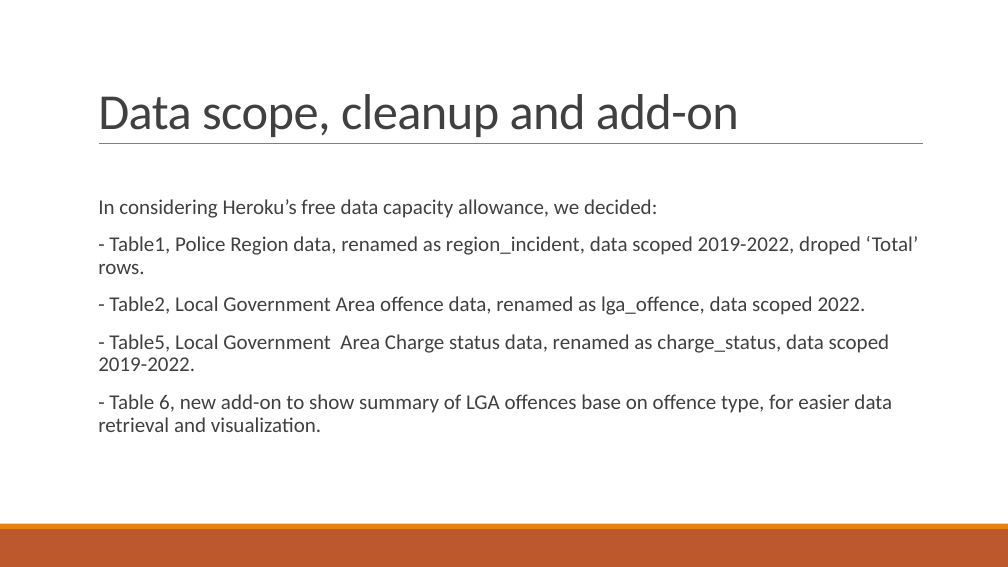
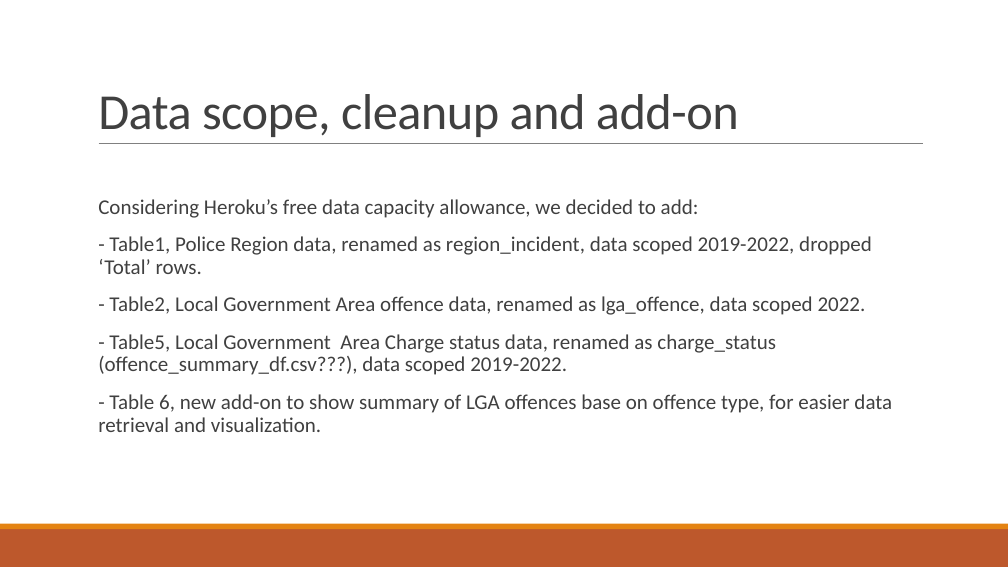
Before and after one commit to PhuongTieuOp/project3, a slide deck: slide 3 of Victoria Crime Data Visualization3.pptx. Drawn at 1008x567 pixels with LibreOffice and Linux fonts; fonts in the diff are those of the drawing. Boxes give left, top, right and bottom in pixels: in the first picture for what was removed or moved away, otherwise in the second. Text is boxed around its words. In the diff, an @@ line names an element or a change of style, - is before the commit and + after.

```diff
--- a/Victoria Crime Data Visualization3.pptx
+++ b/Victoria Crime Data Visualization3.pptx
@@ text at [98,199,872,274]: text changed @@
-  In considering Heroku’s free data capacity allowance, we decided:
-  - Table1, Police Region data, renamed as region_incident, data scoped 2019-2022, droped ‘Total’ rows.
+  Considering Heroku’s free data capacity allowance, we decided to add:
+  - Table1, Police Region data, renamed as region_incident, data scoped 2019-2022, dropped ‘Total’ rows.
@@ text at [98,334,776,375]: text changed @@
-  - Table5, Local Government Area Charge status data, renamed as charge_status, data scoped 2019-2022.
+  - Table5, Local Government Area Charge status data, renamed as charge_status (offence_summary_df.csv???), data scoped 2019-2022.
```
Also in this commit, not shown: 3 other slides changed, 3 slides added, 3 other files.
